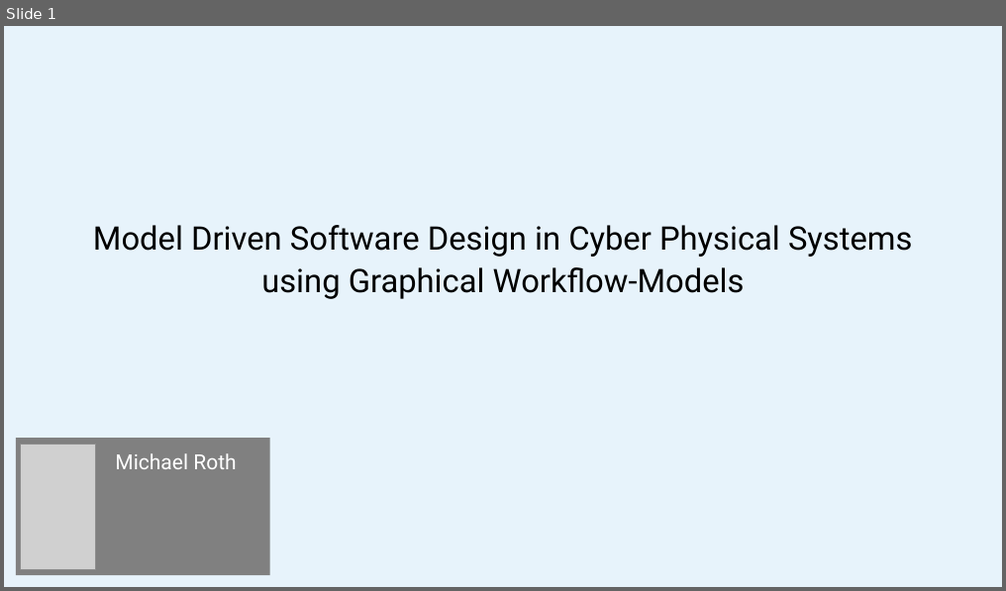
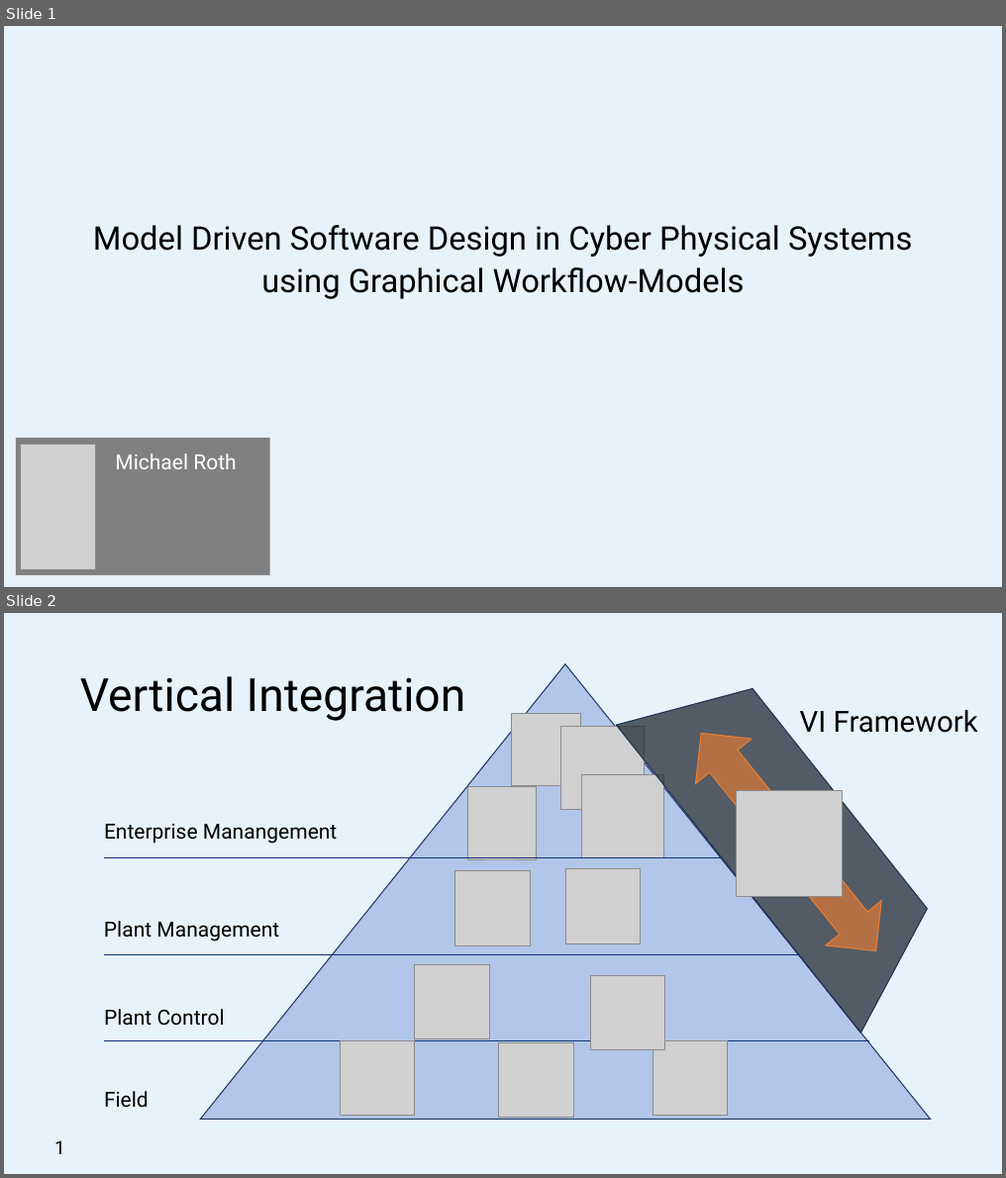
Before and after one commit to michaelroth1/Presentations, a slide deck: VerticalIntegrationInCyberPysicalSystems.pptx. Shown one above the other, each under a label of ours: slide 1 before the commit, slides 1 and 2 after it. The pictures are 1006x591 and 1006x1178 pixels, drawn with LibreOffice and Linux fonts; fonts in the diff are those of the drawing; grey boxes stand for pictures. Boxes give left, top, right and bottom in pixels: in the first picture for what was removed or moved away, otherwise in the second. Text is boxed around its words. In the diff, an @@ line names an element or a change of style, - is before the commit and + after.

Commit message:
update

```diff
--- a/VerticalIntegrationInCyberPysicalSystems.pptx
+++ b/VerticalIntegrationInCyberPysicalSystems.pptx
@@ slide 2 added at (4, 613, 1002, 1174), background #E7F3FB @@
@@ triangle added at (200, 663, 930, 1119), fill #8FAADC at 61% opacity, outline #203864 1 pt @@
@@ trapezoid added at (616, 645, 962, 1033), fill #222A35 at 75% opacity, outline #1E3256 1 pt @@
@@ text added at (80, 676, 466, 721), 44 pt, text #000000 @@
+Vertical Integration
@@ picture added at (512, 713, 580, 786) @@
@@ picture added at (561, 727, 644, 810) @@
@@ up down arrow added at (673, 711, 904, 974), fill #ED7D31 at 63% opacity, outline #ED7D31 1 pt @@
@@ text added at (800, 710, 978, 733), 28 pt, text #000000 @@
+VI Framework
@@ picture added at (467, 786, 537, 860) @@
@@ picture added at (582, 774, 664, 858) @@
@@ picture added at (737, 790, 843, 897) @@
@@ text added at (104, 824, 337, 844), 20 pt, text #000000 @@
+Enterprise Manangement
@@ line added from (104, 858) to (721, 858), #0F3277 0.5 pt @@
@@ picture added at (454, 871, 530, 947) @@
@@ picture added at (565, 869, 641, 944) @@
@@ text added at (104, 921, 279, 942), 20 pt, text #000000 @@
+Plant Management
@@ line added from (104, 955) to (800, 955), #0F3277 0.5 pt @@
@@ picture added at (415, 964, 490, 1040) @@
@@ picture added at (591, 975, 665, 1051) @@
@@ text added at (104, 1009, 225, 1026), 20 pt, text #000000 @@
+Plant Control
@@ line added from (104, 1042) to (869, 1042), #0F3277 0.5 pt @@
@@ picture added at (341, 1042, 415, 1116) @@
@@ picture added at (499, 1043, 573, 1118) @@
@@ picture added at (653, 1041, 728, 1115) @@
@@ text added at (104, 1091, 149, 1108), 20 pt, text #000000 @@
+Field
@@ text added at (54, 1141, 65, 1155), 18 pt, text #000000 @@
+1
```
